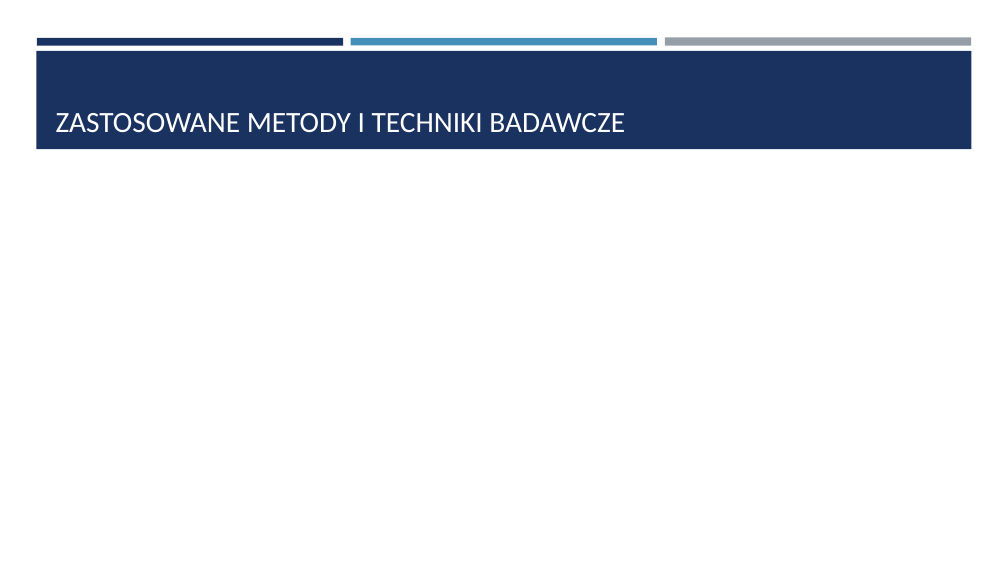
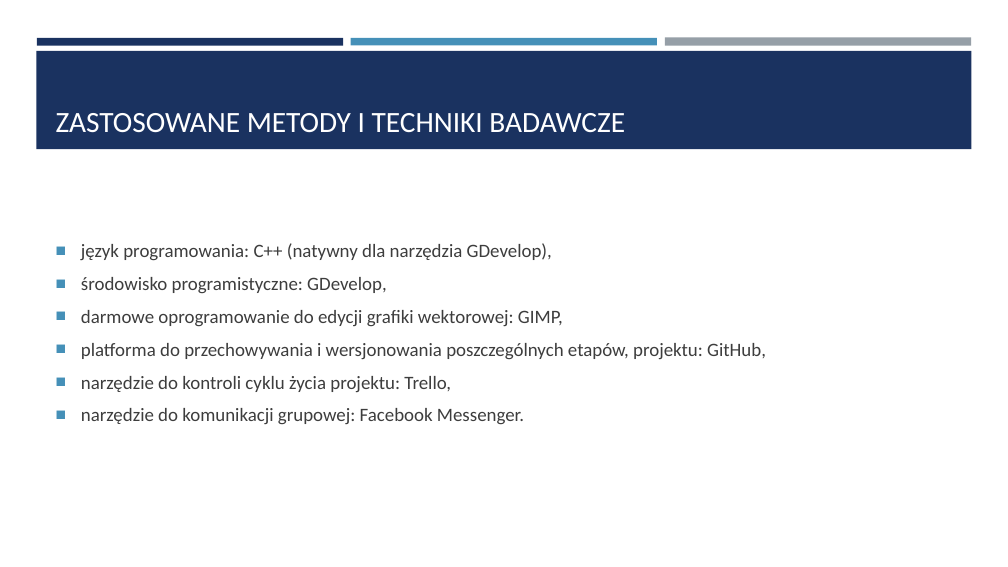
Before and after one commit to kwiat323/Praca_Inzynierska, a slide deck: slide 5 of Prezentacja/Prezentacja pracy dyplomowej.pptx. Drawn at 1008x567 pixels with LibreOffice and Linux fonts; fonts in the diff are those of the drawing. Boxes give left, top, right and bottom in pixels: in the first picture for what was removed or moved away, otherwise in the second. Text is boxed around its words. In the diff, an @@ line names an element or a change of style, - is before the commit and + after.

```diff
--- a/Prezentacja/Prezentacja pracy dyplomowej.pptx
+++ b/Prezentacja/Prezentacja pracy dyplomowej.pptx
@@ text added at [81, 243, 766, 424], 18 pt, text #3D3D3D @@
+■ język programowania: C++ (natywny dla narzędzia GDevelop),
+■ środowisko programistyczne: GDevelop,
+■ darmowe oprogramowanie do edycji grafiki wektorowej: GIMP,
+■ platforma do przechowywania i wersjonowania poszczególnych etapów, projektu: GitHub,
+■ narzędzie do kontroli cyklu życia projektu: Trello,
+■ narzędzie do komunikacji grupowej: Facebook Messenger.
```
Also in this commit, not shown: 4 other slides changed.
